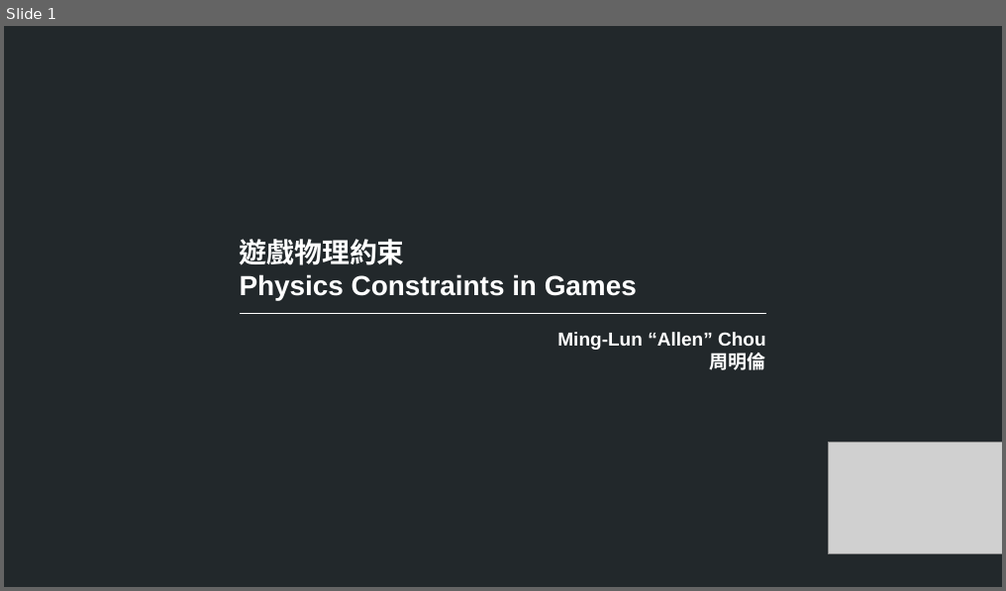
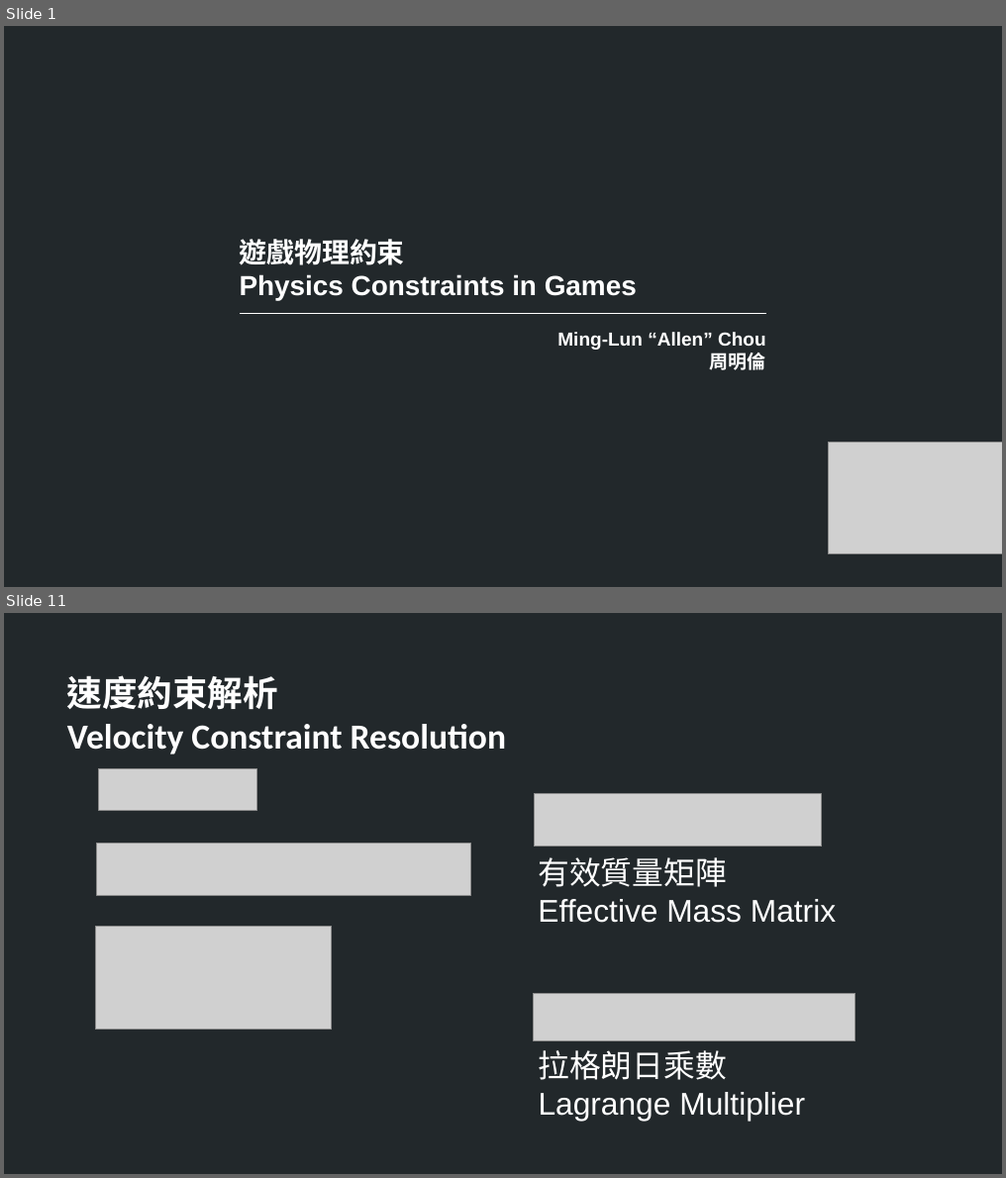
Before and after one commit to TheAllenChou/unity-physics-constraints, a slide deck: slides/physics constraints in games.odp. Shown one above the other, each under a label of ours: slide 1 before the commit, slides 1 and 11 after it; the slides between them are not shown. The pictures are 1006x591 and 1006x1178 pixels, drawn with LibreOffice and Linux fonts; fonts in the diff are those of the drawing; grey boxes stand for pictures. Boxes give left, top, right and bottom in pixels: in the first picture for what was removed or moved away, otherwise in the second. Text is boxed around its words. In the diff, an @@ line names an element or a change of style, - is before the commit and + after.

```diff
--- a/slides/physics constraints in games.odp
+++ b/slides/physics constraints in games.odp
@@ slide 11 added at box(4, 613, 1002, 1174), background #22282B @@
@@ text added at box(67, 675, 506, 755), 28 pt, text #FFFFFF, bold @@
+速度約束解析
+Velocity Constraint Resolution
@@ picture added at box(99, 768, 257, 810) @@
@@ picture added at box(534, 794, 822, 847) @@
@@ picture added at box(97, 843, 471, 895) @@
@@ text added at box(538, 858, 836, 923), 25 pt, text #FFFFFF @@
+有效質量矩陣
+Effective Mass Matrix
@@ picture added at box(95, 926, 332, 1030) @@
@@ picture added at box(534, 993, 855, 1042) @@
@@ text added at box(539, 1051, 805, 1121), 25 pt, text #FFFFFF @@
+拉格朗日乘數
+Lagrange Multiplier
```
Also in this commit, not shown: 9 other slides added, 1 slide removed.
